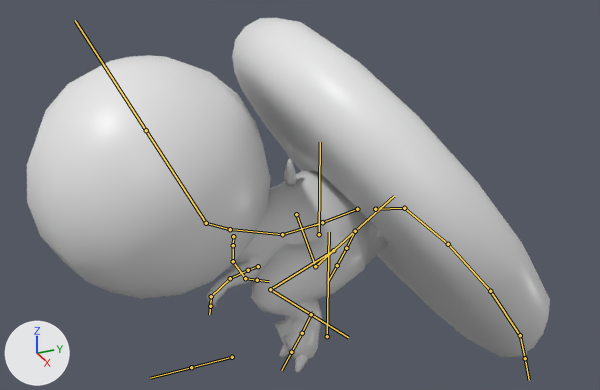
One commit to the FBX model Assets/Models/Dino/Dino.fbx: the scene before it, then after it.
The view is the same before and after, from a 50 mm camera at (2.262, -1.127, 1.714) aimed at (-0.049, -0.086, 0.558). Arrows for +X, +Y and +Z are at lower left; the lights stay in place. Both versions are drawn at frame 2 of the action 'DinoArmature|A.DinoSwimDown'; the numbers are the values there. The bones that bend it are drawn over the model as lines.

The first picture shows 'BubbleHead', 'DinoBody', 'TailSpin'.
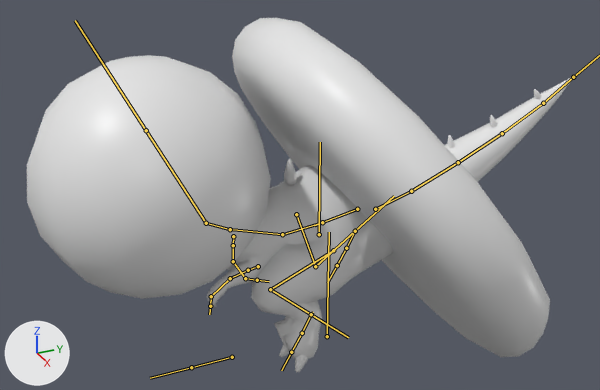
Where the change shows, as pixel boxes (x1, y1, x2, y2) in the pictures (600 x 390 px):
'DinoBody', posed
    before: (207, 159, 527, 372)
    after: (207, 77, 573, 372)
bone 'tail.001', root to tip
    before: (375, 209) to (404, 208)
    after: (375, 209) to (411, 191)
bone 'tail.002', root to tip
    before: (404, 208) to (448, 244)
    after: (411, 191) to (458, 162)
bone 'tail.003', root to tip
    before: (448, 244) to (490, 291)
    after: (458, 162) to (502, 133)
bone 'tail.004', root to tip
    before: (490, 291) to (520, 335)
    after: (502, 133) to (543, 103)
bone 'tail.005', root to tip
    before: (520, 335) to (525, 358)
    after: (543, 103) to (573, 77)

What changed in the scene script:
```text
Change bone_tail_001:
    where bone_tail_001 = bpy.data.objects['DinoArmature'].pose.bones['tail.001']  # child of 'tail.root'
    bone_tail_001.rotation_quaternion: (0.578, -0.264, 0.576, -0.515) -> (1.0, 0.0, 0.0, 0.0)  # degrees (-78, 23, -102) -> degrees (0, 0, 0)
Change bone_tail_002:
    where bone_tail_002 = bpy.data.objects['DinoArmature'].pose.bones['tail.002']  # child of 'tail.001'
    bone_tail_002.rotation_quaternion: (0.952, -0.275, 0.052, -0.125) -> (1.0, 0.0, 0.0, 0.0)  # degrees (-32, 2, -15) -> degrees (0, 0, 0)
Change bone_tail_003:
    where bone_tail_003 = bpy.data.objects['DinoArmature'].pose.bones['tail.003']  # child of 'tail.002'
    bone_tail_003.rotation_quaternion: (0.975, -0.223, 0.0, 0.0) -> (1.0, 0.0, 0.0, 0.0)  # degrees (-26, 0, 0) -> degrees (0, 0, 0)
Change bone_tail_004:
    where bone_tail_004 = bpy.data.objects['DinoArmature'].pose.bones['tail.004']  # child of 'tail.003'
    bone_tail_004.rotation_quaternion: (0.971, -0.24, -0.011, 0.0) -> (1.0, 0.0, 0.0, 0.0)  # degrees (-28, -1, 0) -> degrees (0, 0, 0)
Change bone_tail_005:
    where bone_tail_005 = bpy.data.objects['DinoArmature'].pose.bones['tail.005']  # child of 'tail.004'
    bone_tail_005.rotation_quaternion: (0.969, -0.244, -0.033, 0.0) -> (1.0, 0.0, 0.0, 0.0)  # degrees (-28, -4, 1) -> degrees (0, 0, 0)
```
